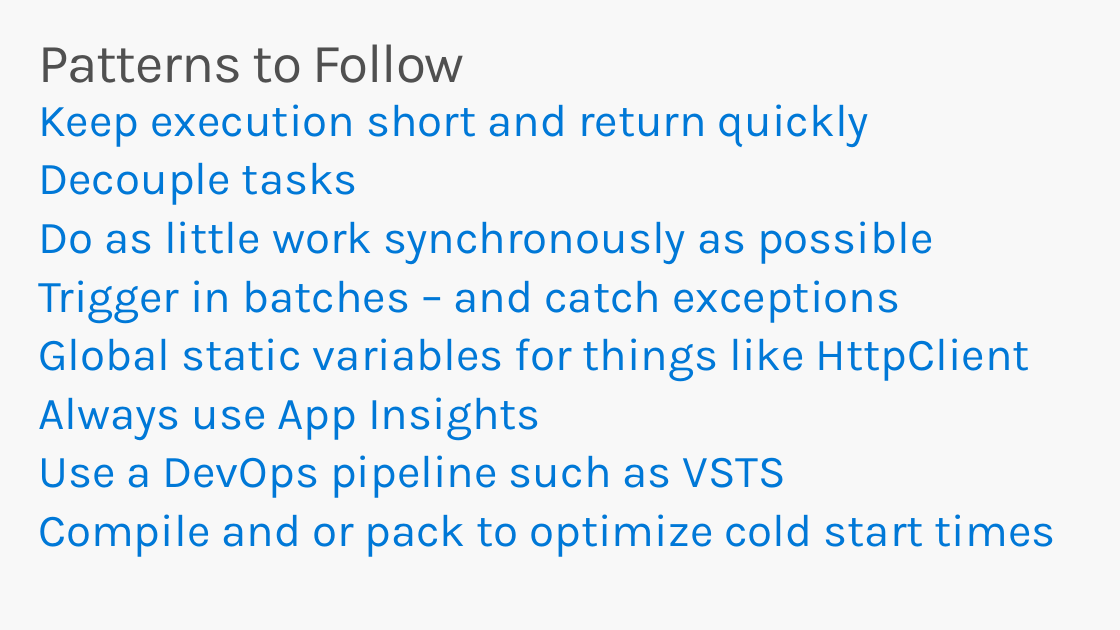
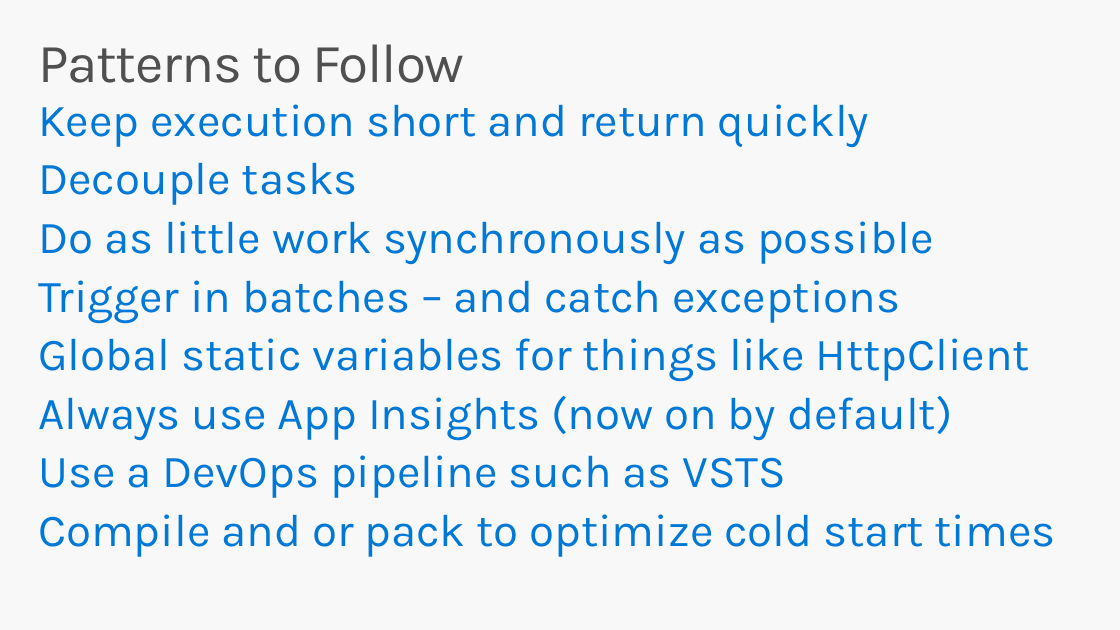
Before and after one commit to codingwithsasquatch/serverless_ninjas_workshop, a slide deck: slide 9 of 2-Functions_Overview/Serverless_Workshop-Functions_Overview.pptx. Drawn at 1120x630 pixels with LibreOffice and Linux fonts; fonts in the diff are those of the drawing. Boxes give left, top, right and bottom in pixels: in the first picture for what was removed or moved away, otherwise in the second. Text is boxed around its words. In the diff, an @@ line names an element or a change of style, - is before the commit and + after.

```diff
--- a/2-Functions_Overview/Serverless_Workshop-Functions_Overview.pptx
+++ b/2-Functions_Overview/Serverless_Workshop-Functions_Overview.pptx
@@ text at box(38, 396, 952, 440): text changed @@
-Always use App Insights
+Always use App Insights (now on by default)
```
Also in this commit, not shown: 3 other slides changed, 2 slides added, 2 other files.
